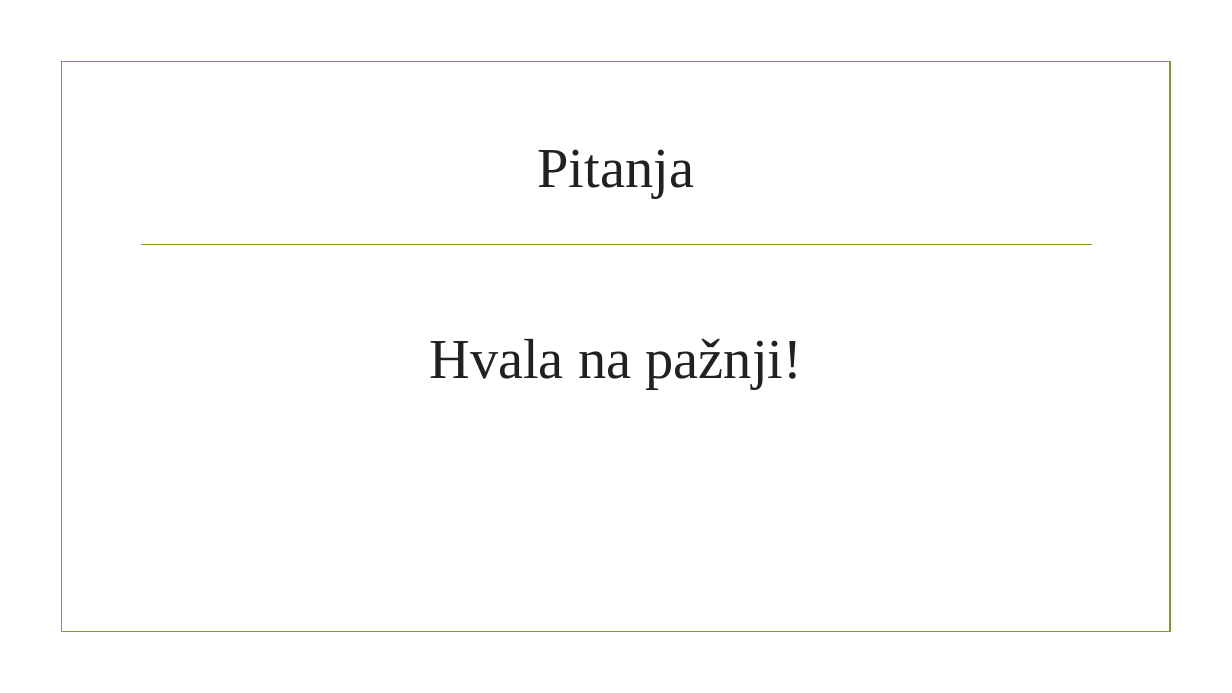
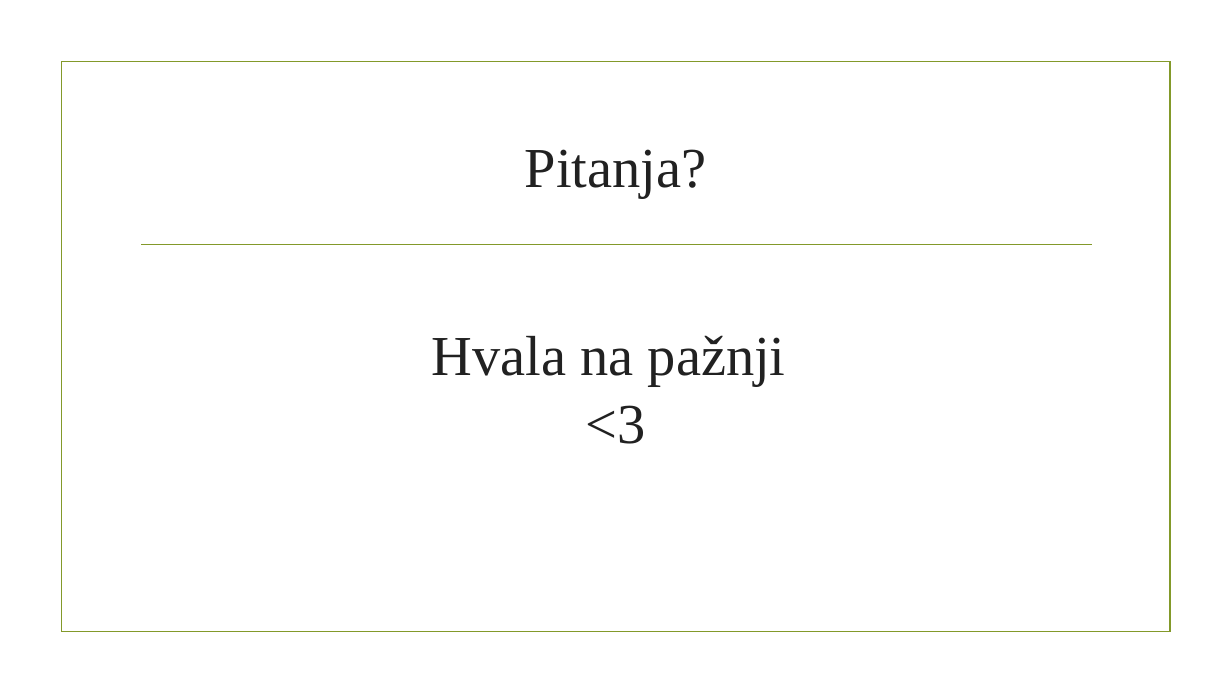
Before and after one commit to dunja-j/RiscV-debug-console, a slide deck: slide 10 of docs/prezentacija/Prezentacija-odbrana.pptx. Drawn at 1232x693 pixels with LibreOffice and Linux fonts; fonts in the diff are those of the drawing; background and template pictures are left out. Boxes give left, top, right and bottom in pixels: in the first picture for what was removed or moved away, otherwise in the second. Text is boxed around its words. In the diff, an @@ line names an element or a change of style, - is before the commit and + after.

```diff
--- a/docs/prezentacija/Prezentacija-odbrana.pptx
+++ b/docs/prezentacija/Prezentacija-odbrana.pptx
@@ title at (x1=525, y1=149, x2=707, y2=198): text changed @@
-Pitanja
+Pitanja?
@@ text at (x1=432, y1=335, x2=786, y2=444): text changed @@
-Hvala na pažnji!
+Hvala na pažnji
+<3
```
Also in this commit, not shown: 2 other slides changed.
